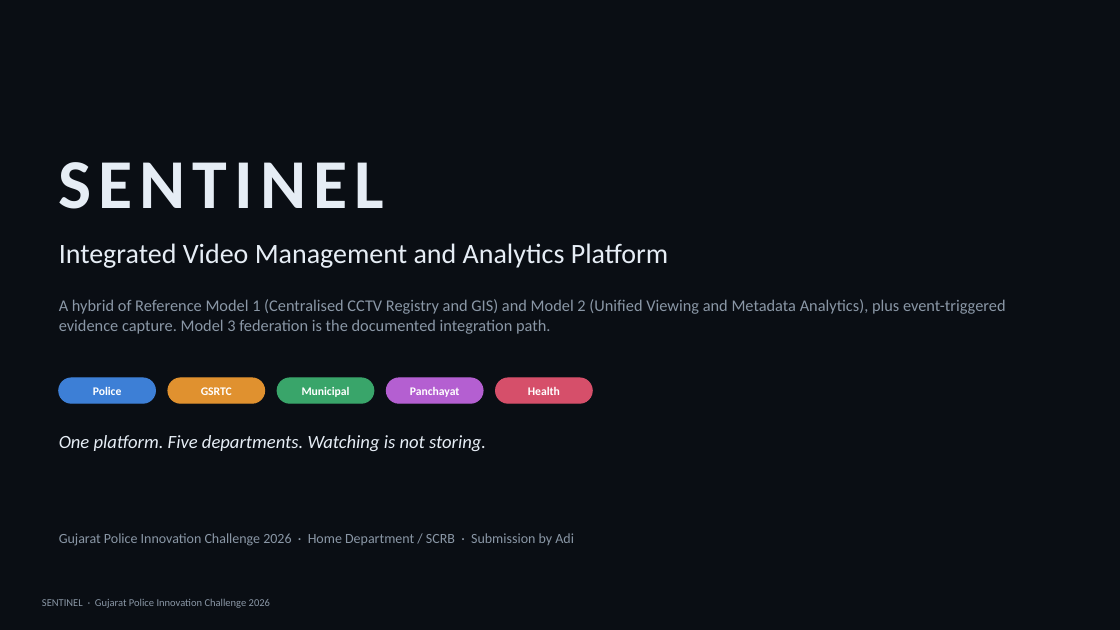
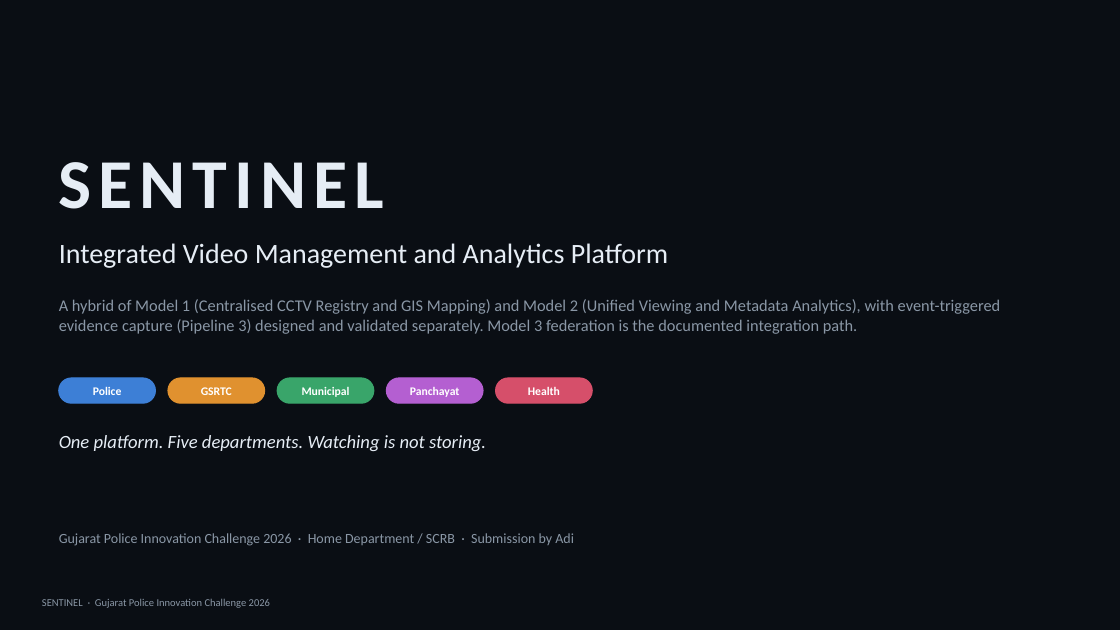
Before and after one commit to adityashroff06-code/sentinel-gujarat, a slide deck: slide 1 of deliverables/Sentinel-Solution-Presentation.pptx. Drawn at 1120x630 pixels with LibreOffice and Linux fonts; fonts in the diff are those of the drawing. Boxes give left, top, right and bottom in pixels: in the first picture for what was removed or moved away, otherwise in the second. Text is boxed around its words. In the diff, an @@ line names an element or a change of style, - is before the commit and + after.

```diff
--- a/deliverables/Sentinel-Solution-Presentation.pptx
+++ b/deliverables/Sentinel-Solution-Presentation.pptx
@@ text at [59,299,1001,334]: text changed @@
-A hybrid of Reference Model 1 (Centralised CCTV Registry and GIS) and Model 2 (Unified Viewing and Metadata Analytics), plus event-triggered evidence capture. Model 3 federation is the documented integration path.
+A hybrid of Model 1 (Centralised CCTV Registry and GIS Mapping) and Model 2 (Unified Viewing and Metadata Analytics), with event-triggered evidence capture (Pipeline 3) designed and validated separately. Model 3 federation is the documented integration path.
```
Also in this commit, not shown: 15 other slides changed, 1 slide added, 1 slide removed, 19 other files.
